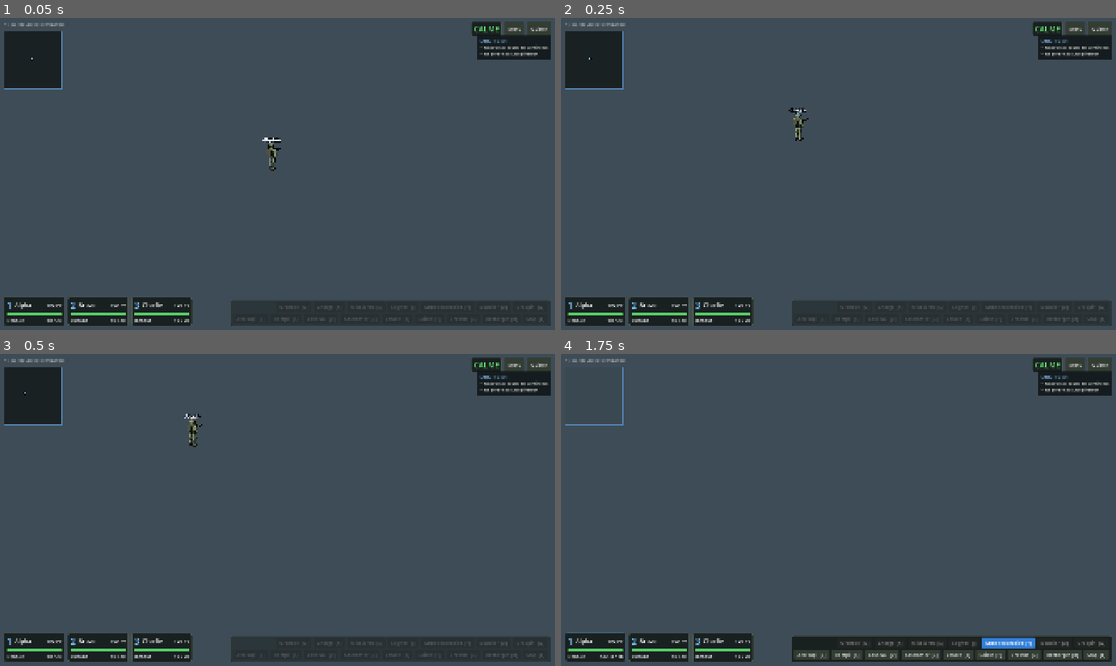
Above: before the commit, frames 1-4 (two rows, left to right).
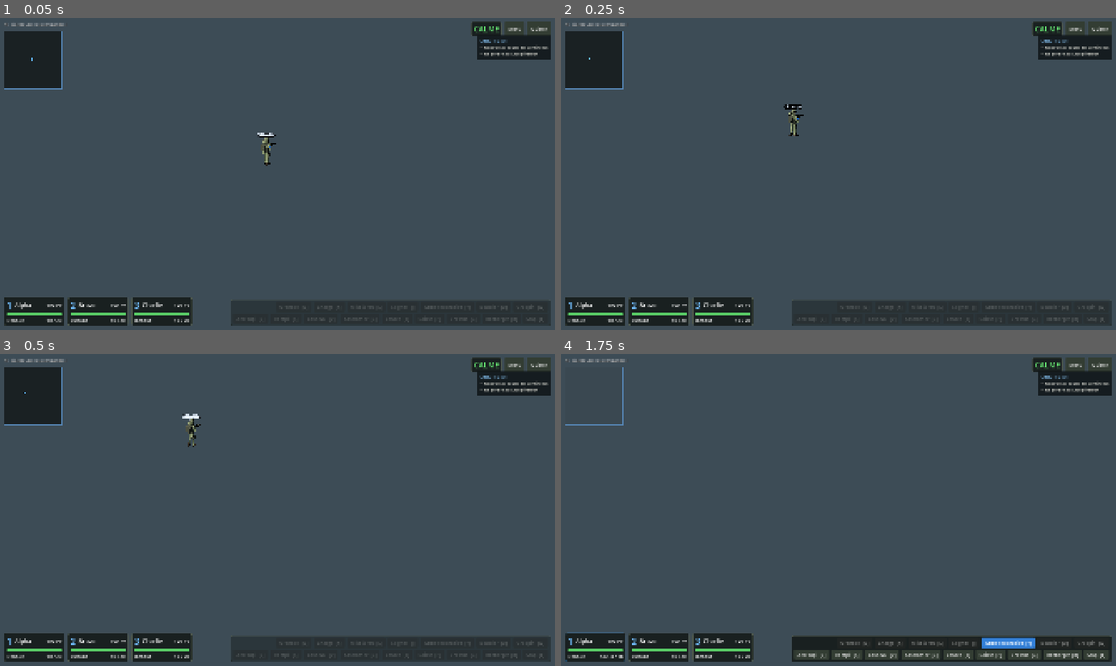
Above: after the commit, the same moments.

Repository: HackTechDev/Commando
Game: Godot game, scene res://scenes/levels/fighter_crash/fighter_crash.tscn
Two runs of this game, one before a commit and one after it. Both use one fixed random seed, a clock stepped at 60 frames per second and the inputs below. This scene is started directly instead of the project's main scene.
Inputs (mouse positions are in pixels of both pictures, inside the frame that each line leads up to):
- Up to frame 1 (0.05 s): no input
- Up to frame 2 (0.25 s): no input
- Up to frame 3 (0.5 s): no input
- Up to frame 4 (1.75 s): tap Enter (execute_orders) at 0.5 s; drag from (594, 647) to (894, 441) at 0.52 s; click "Arme secondaire [Y]" at 1.25 s

The runs differ from the first frame. In frame 1, 0.3% of the frame differs, in the area x 5-51%, y 13-49%; in frame 2, 0.2%; in frame 3, 0.2%; in frame 4, nothing differs.

Commit message:
Balayage et menu de corps à corps (3.2)
Co-Authored-By: Claude Opus 5.5 <noreply@anthropic.com>

Diff:
--- a/scripts/enemies/enemy.gd
+++ b/scripts/enemies/enemy.gd
@@ -412,13 +412,14 @@
 	health.take_damage(health.health)
 
 
-## Assomme l'ennemi : il tombe et reste inconscient `stun_duration` secondes.
-## Assommer un ennemi déjà inconscient prolonge sa perte de connaissance.
-func knock_out(fall_forward: bool = false) -> void:
+## Assomme l'ennemi : il tombe et reste inconscient `duration` secondes
+## (`stun_duration` par défaut). Assommer un ennemi déjà inconscient
+## prolonge sa perte de connaissance.
+func knock_out(fall_forward: bool = false, duration: float = -1.0) -> void:
 	_traversal.cancel()
 	if is_dead:
 		return
-	_stun_left = stats.stun_duration
+	_stun_left = maxf(_stun_left if state == State.STUNNED else 0.0, stats.stun_duration if duration < 0.0 else duration)
 	if state == State.STUNNED:
 		return
 	_model.grabbed = false
--- a/scripts/ui/help_overlay.gd
+++ b/scripts/ui/help_overlay.gd
@@ -21,6 +21,7 @@
 		[["Clic droit sur un ennemi"], "Tirer"],
 		[[&"action_knife"], "Couteau, puis clic gauche sur l'ennemi"],
 		[[&"action_knockout"], "Assommer, puis clic gauche sur l'ennemi"],
+		[["Clic milieu sur un ennemi"], "Corps à corps au choix (balayage…)"],
 		[[&"action_throw"], "Lancer le couteau, puis clic gauche"],
 		[[&"parry"], "Parer : au moment où l'ennemi frappe"],
 		[[&"action_grenade"], "Grenade, puis clic au sol"],
--- a/scripts/ui/player_controller.gd
+++ b/scripts/ui/player_controller.gd
@@ -65,6 +65,8 @@
 ## Menu circulaire des ordres au VIP, et le VIP concerné.
 var _radial: RadialMenu
 var _menu_vip: Vip
+## Ennemi du menu de corps à corps ouvert (null : aucun).
+var _menu_enemy: Enemy
 var _cursor_left: float = 0.0
 ## Pause tactique en cours (le jeu est en pause, les ordres restent possibles).
 var tactical_paused: bool = false
@@ -93,8 +95,10 @@
 	_radial = RadialMenu.new()
 	_radial.name = "RadialMenu"
 	add_child(_radial)
-	_radial.chosen.connect(_on_vip_order)
-	_radial.closed.connect(func() -> void: _menu_vip = null)
+	_radial.chosen.connect(_on_radial_chosen)
+	_radial.closed.connect(func() -> void:
+		_menu_vip = null
+		_menu_enemy = null)
 	SelectionManager.selection_changed.connect(func(units: Array[Commando]) -> void:
 		if units.is_empty():
 			cancel_pending_action()
@@ -357,7 +361,7 @@
 			_middle_start = middle.position
 		elif _middle_start != Vector2.INF:
 			if _middle_start.distance_to(middle.position) < DRAG_THRESHOLD:
-				if open_vip_menu(middle.position):
+				if open_vip_menu(middle.position) or open_melee_menu(middle.position):
 					get_viewport().set_input_as_handled()
 			_middle_start = Vector2.INF
 		return
@@ -546,6 +550,49 @@
 	return true
 
 
+## Ouvre le menu de corps à corps sur l'ennemi sous `screen_position` :
+## l'opérateur sélectionné le plus proche s'en charge. Renvoie faux sans
+## ennemi visé ou sans opérateur sélectionné.
+func open_melee_menu(screen_position: Vector2) -> bool:
+	var hit := _raycast(screen_position, MASK_ENEMIES)
+	var enemy := hit.get("collider") as Enemy
+	if enemy == null or enemy.is_dead or SelectionManager.selected.is_empty():
+		return false
+	cancel_pending_action()
+	_menu_enemy = enemy
+	_radial.open(screen_position, melee_options(enemy), "Corps à corps")
+	Sfx.play_ui(&"select")
+	return true
+
+
+## Options du menu de corps à corps sur `enemy`.
+static func melee_options(enemy: Enemy) -> Array[Dictionary]:
+	var standing := not enemy.is_stunned()
+	return [
+		{"id": &"knockout", "label": "Assommer", "detail": "coup ou prise par derrière", "enabled": standing},
+		{"id": &"knife", "label": "Couteau", "detail": "silencieux par derrière"},
+		{"id": &"sweep", "label": "Balayage", "detail": "il tombe, sonné peu de temps", "enabled": standing},
+	]
+
+
+## Choix dans le menu circulaire ouvert (VIP ou corps à corps).
+func _on_radial_chosen(id: StringName) -> void:
+	if _menu_vip:
+		_on_vip_order(id)
+		return
+	var enemy := _menu_enemy
+	_menu_enemy = null
+	if enemy == null or not is_instance_valid(enemy) or enemy.is_dead:
+		return
+	var kinds := {&"knockout": Commando.MeleeKind.KNOCKOUT, &"knife": Commando.MeleeKind.KNIFE, &"sweep": Commando.MeleeKind.SWEEP}
+	if not kinds.has(id):
+		return
+	var accepted := SelectionManager.order_melee(enemy, kinds[id])
+	Sfx.play_ui(&"order" if accepted else &"denied")
+	if accepted:
+		_spawn_marker(enemy.global_position, marker_melee_color)
+
+
 ## Menu d'ordres du VIP (pour l'interface et les tests).
 func radial_menu() -> RadialMenu:
 	return _radial
--- a/scripts/units/actions/melee_order.gd
+++ b/scripts/units/actions/melee_order.gd
@@ -25,7 +25,7 @@
 
 
 func hands_free() -> bool:
-	return kind == Commando.MeleeKind.KNIFE
+	return kind == Commando.MeleeKind.KNIFE or kind == Commando.MeleeKind.SWEEP
 
 
 func look_point() -> Vector3:
@@ -33,7 +33,7 @@
 
 
 func update(delta: float) -> Vector3:
-	if not is_instance_valid(enemy) or enemy.is_dead or (kind == Commando.MeleeKind.KNOCKOUT and enemy.is_stunned()):
+	if not is_instance_valid(enemy) or enemy.is_dead or (kind != Commando.MeleeKind.KNIFE and enemy.is_stunned()):
 		finish()
 		return Vector3.ZERO
 	var to_enemy := enemy.global_position - unit.global_position
--- a/scripts/units/actions/strike_gesture.gd
+++ b/scripts/units/actions/strike_gesture.gd
@@ -17,7 +17,10 @@
 const CLOSE_DISTANCE := 0.7
 const CLOSE_STEP := 0.25
 ## Durée de chaque coup, rapportée à `melee_time`.
+## Balayage : la cible tombe, sonnée cette part seulement de `stun_duration`.
+const SWEEP_STUN_RATIO := 0.3
 const MOVE_DURATIONS := {
+	SoldierModel.StrikeMove.SWEEP: 1.3,
 	SoldierModel.StrikeMove.ELBOW: 0.9,
 	SoldierModel.StrikeMove.KNEE: 1.1,
 	SoldierModel.StrikeMove.JAB_HOOK: 1.6,
@@ -55,7 +58,7 @@
 
 
 func hands_free() -> bool:
-	return kind == Commando.MeleeKind.KNIFE or grapple
+	return kind == Commando.MeleeKind.KNIFE or kind == Commando.MeleeKind.SWEEP or grapple
 
 
 func look_point() -> Vector3:
@@ -65,8 +68,8 @@
 func start() -> void:
 	var model := unit._model
 	model.strike_with_knife = kind == Commando.MeleeKind.KNIFE
-	# Un ennemi déjà au sol s'achève sans prise.
-	grapple = not enemy.is_stunned() and enemy.is_behind(unit.global_position)
+	# Un ennemi déjà au sol s'achève sans prise ; le balayage n'en est pas une.
+	grapple = kind != Commando.MeleeKind.SWEEP and not enemy.is_stunned() and enemy.is_behind(unit.global_position)
 	if grapple:
 		unit.posture = SoldierModel.Posture.STANDING
 		enemy.grab()
@@ -91,7 +94,11 @@
 		var offset := enemy.global_position - unit.global_position
 		offset.y = 0.0
 		_close = _close or offset.length() < CLOSE_RANGE
-		if kind == Commando.MeleeKind.KNOCKOUT:
+		if kind == Commando.MeleeKind.SWEEP:
+			# Coup de pied bas, accroupi en pivotant : debout pour s'élancer.
+			unit.posture = SoldierModel.Posture.STANDING
+			forced_move = SoldierModel.StrikeMove.SWEEP
+		if kind != Commando.MeleeKind.KNIFE:
 			model.strike_move = _pick_move() if forced_move < 0 else forced_move as SoldierModel.StrikeMove
 			_duration *= MOVE_DURATIONS.get(model.strike_move, 1.0)
 			_hit_time = SoldierModel.MOVE_HIT_TIMES.get(model.strike_move, _hit_time)
@@ -199,3 +206,8 @@
 			enemy.knock_out()
 			Sfx.play_at(&"punch", enemy.global_position + Vector3.UP * 1.4)
 			EventBus.noise_emitted.emit(unit.global_position, stats.melee_noise_radius, &"melee")
+		Commando.MeleeKind.SWEEP:
+			# Jambes fauchées : il tombe à la renverse, sonné peu de temps.
+			enemy.knock_out(false, enemy.stats.stun_duration * SWEEP_STUN_RATIO)
+			Sfx.play_at(&"punch", enemy.global_position + Vector3.UP * 0.3, -4.0)
+			EventBus.noise_emitted.emit(unit.global_position, stats.melee_noise_radius, &"melee")
--- a/scripts/units/commando.gd
+++ b/scripts/units/commando.gd
@@ -14,7 +14,9 @@
 ## Bouclier levé ou baissé (choix du joueur).
 signal shield_changed(raised: bool)
 
-enum MeleeKind { KNIFE, KNOCKOUT }
+## Corps à corps : couteau (tue), assommer, balayage (assomme moins
+## longtemps).
+enum MeleeKind { KNIFE, KNOCKOUT, SWEEP }
 
 const MASK_OCCLUDERS := 0b10
 ## Indicatif affiché au-dessus de la tête : couleur, couleur une fois
@@ -495,7 +497,7 @@
 func melee(enemy: Enemy, kind: MeleeKind, run: bool = false) -> bool:
 	if is_dead or _hopping or enemy == null or enemy.is_dead:
 		return false
-	if kind == MeleeKind.KNOCKOUT and enemy.is_stunned():
+	if kind != MeleeKind.KNIFE and enemy.is_stunned():
 		return false
 	if perched_on:
 		return _descend(enemy.global_position, melee.bind(enemy, kind, run))
--- a/scripts/units/soldier_model.gd
+++ b/scripts/units/soldier_model.gd
@@ -13,7 +13,7 @@
 ## Défense au corps à corps : parade (avant-bras ou arme levés) ou esquive
 ## (pas de côté, buste baissé).
 enum DefendMove { PARRY, DODGE }
-enum StrikeMove { UPPERCUT, FRONT_KICK, ROUNDHOUSE, SIDE_KICK, BUTT_STRIKE, CHOKE, THROAT_CUT, ELBOW, KNEE, JAB_HOOK }
+enum StrikeMove { UPPERCUT, FRONT_KICK, ROUNDHOUSE, SIDE_KICK, BUTT_STRIKE, CHOKE, THROAT_CUT, ELBOW, KNEE, JAB_HOOK, SWEEP }
 enum ArmPose { RIFLE, REACH, PUSH, STRIKE, LIMP, LIMP_PRONE, FREE }
 
 # Images clés de l'escalade, par paires (instant 0..1, valeur), calculées pour
@@ -191,6 +191,7 @@
 const ELBOW_TIMES: Array[float] = [0.0, 0.3, 0.45, 0.6, 1.0]
 const KNEE_TIMES: Array[float] = [0.0, 0.25, 0.45, 0.62, 1.0]
 const JAB_HOOK_TIMES: Array[float] = [0.0, 0.15, 0.3, 0.45, 0.6, 0.75, 1.0]
+const SWEEP_TIMES: Array[float] = [0.0, 0.25, 0.5, 0.7, 1.0]
 const MOVES := {
 	# Coup de coude horizontal du bras droit, en pivotant le buste.
 	StrikeMove.ELBOW: {
@@ -228,12 +229,27 @@
 		"dip": [0.0, 0.0, 0.3, 0.04, 0.6, 0.06, 0.75, 0.03, 1.0, 0.0],
 		"head": [0.0, 0.0, 0.15, 0.12, 0.9, 0.12, 1.0, 0.0],
 	},
+	# Balayage : accroupi d'un coup, main gauche au sol, la jambe droite
+	# tendue au ras du sol balaie en arc en pivotant sur l'appui.
+	StrikeMove.SWEEP: {
+		"times": SWEEP_TIMES,
+		"left": [Vector3.ZERO, Vector3(-0.3, 0.05, -0.32), Vector3(-0.32, -0.05, -0.28), Vector3(-0.3, 0.0, -0.3), Vector3.ZERO] as Array[Vector3],
+		"right": [Vector3.ZERO, Vector3(0.14, 0.5, -0.24), Vector3(0.2, 0.4, -0.2), Vector3(0.16, 0.45, -0.22), Vector3.ZERO] as Array[Vector3],
+		"dip": [0.0, 0.0, 0.25, 0.4, 0.5, 0.44, 0.7, 0.4, 1.0, 0.0],
+		"lean": [0.0, 0.0, 0.25, -0.35, 0.5, -0.45, 0.7, -0.35, 1.0, 0.0],
+		"hip_yaw": [0.0, 0.0, 0.25, 0.3, 0.5, 1.4, 0.7, 1.6, 1.0, 0.0],
+		"torso_yaw": [0.0, 0.0, 0.25, -0.25, 0.5, -1.0, 0.7, -1.1, 1.0, 0.0],
+		"thigh_r": [0.0, 0.0, 0.25, 0.7, 0.5, 0.35, 0.7, 0.45, 1.0, 0.0],
+		"knee_r": [0.0, 0.0, 0.25, -1.3, 0.5, -0.1, 0.7, -0.3, 1.0, 0.0],
+		"spread_r": [0.0, 0.0, 0.25, 0.4, 0.5, 1.2, 0.7, 1.0, 1.0, 0.0],
+		"head": [0.0, 0.0, 0.5, 0.2, 1.0, 0.0],
+	},
 }
 
 ## Instant (0 à 1) où porte le coup décisif des mouvements de `MOVES` qui ne
 ## frappent pas à `Commando.STRIKE_HIT_TIME`, et premier coup d'un
 ## enchaînement.
-const MOVE_HIT_TIMES := {StrikeMove.JAB_HOOK: 0.75}
+const MOVE_HIT_TIMES := {StrikeMove.JAB_HOOK: 0.75, StrikeMove.SWEEP: 0.5}
 const MOVE_FIRST_HIT := {StrikeMove.JAB_HOOK: 0.3}
 
 # Coup de crosse (arme en main) : l'arme recule sur la hanche droite, crosse
--- a/tests/gameplay/test_melee.gd
+++ b/tests/gameplay/test_melee.gd
@@ -151,3 +151,43 @@
 	# Le crochet assomme.
 	assert_gt(await frames_until(dummy.is_stunned, 60), -1, "crochet : assommé")
 	assert_gt(alpha._model.strike_progress, 0.7, "au second coup")
+
+
+func _middle_click(controller: PlayerController, at: Vector2) -> void:
+	var press := InputEventMouseButton.new()
+	press.button_index = MOUSE_BUTTON_MIDDLE
+	press.pressed = true
+	press.position = at
+	controller._unhandled_input(press)
+	var release := press.duplicate() as InputEventMouseButton
+	release.pressed = false
+	controller._unhandled_input(release)
+
+
+func test_sweep_from_the_melee_menu_floors_the_enemy_briefly() -> void:
+	var alpha: Commando = node("Units/Alpha")
+	var dummy: Enemy = node("Enemies/TrainingDummy")
+	var controller: PlayerController = node("HUD/PlayerController")
+	var menu := controller.radial_menu()
+	dummy.global_position = Vector3(-14, 0, -6)
+	dummy.rotation.y = PI / 2.0
+	alpha.global_position = dummy.global_position + Vector3(0, 0, 3)
+	await frames(10)
+	var camera := get_viewport().get_camera_3d()
+	var at := camera.unproject_position(dummy.global_position + Vector3.UP * 1.0)
+	SelectionManager.select([] as Array[Commando], false)
+	_middle_click(controller, at)
+	assert_false(menu.is_open(), "sans opérateur sélectionné : pas de menu")
+	SelectionManager.select([alpha] as Array[Commando], false)
+	_middle_click(controller, at)
+	assert_true(menu.is_open(), "menu de corps à corps sur l'ennemi")
+	assert_ne(menu.option_position(&"sweep"), Vector2.INF, "balayage proposé")
+	assert_true(menu.choose(&"sweep"))
+	var swept := [false]
+	var down := func() -> bool:
+		swept[0] = swept[0] or alpha._model.strike_move == Move.SWEEP and alpha._model.strike_progress >= 0.0
+		return dummy.is_stunned()
+	assert_gt(await frames_until(down, 400), -1, "jambes fauchées : au sol")
+	assert_true(swept[0], "coup de pied bas")
+	assert_almost_eq(dummy._stun_left, dummy.stats.stun_duration * StrikeGesture.SWEEP_STUN_RATIO, 0.2, "sonné moins longtemps")
+	assert_false(alpha.melee(dummy, Commando.MeleeKind.SWEEP), "on ne balaie pas un homme à terre")
Not shown, changed: CHANGELOG.md
Not shown, changed: DECISIONS.md
Not shown, changed: IMPROVEMENTS.md
